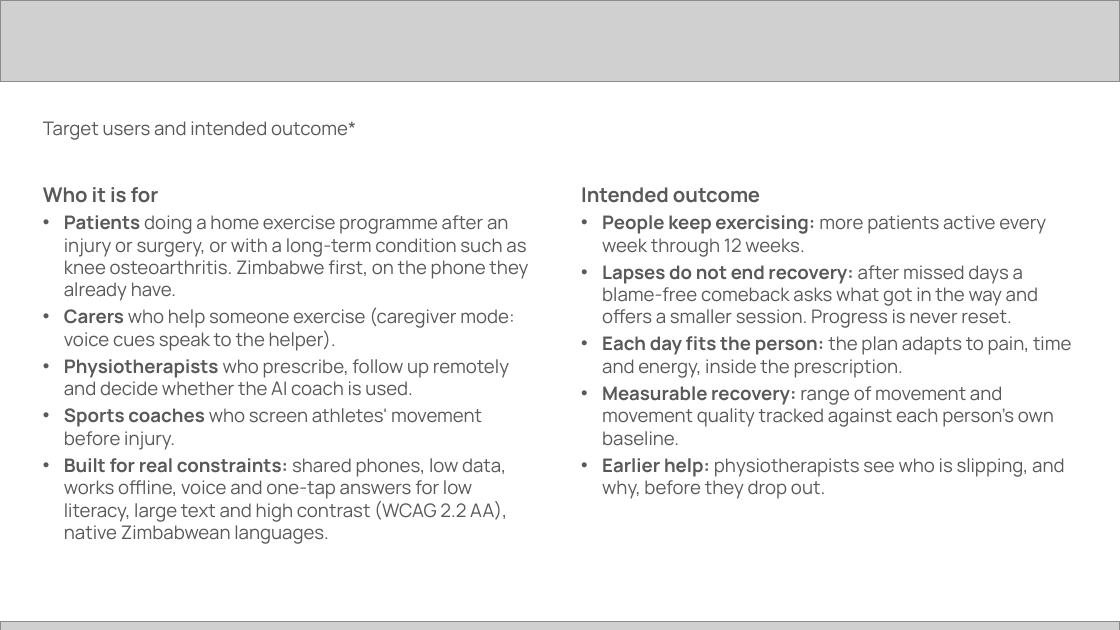
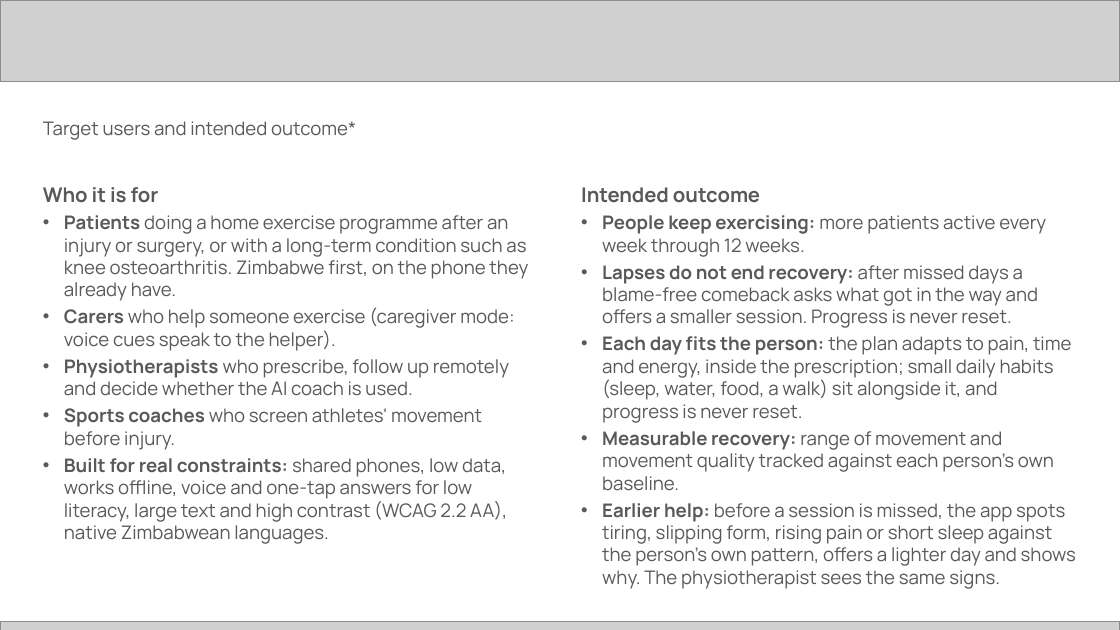
Before and after one commit to harrymakoni-netizen/Recover-Lens-, a slide deck: slide 5 of docs/hack2skill/RecoverLens-Future-Health-submission.pptx. Drawn at 1120x630 pixels with LibreOffice and Linux fonts; fonts in the diff are those of the drawing; grey boxes stand for pictures. Boxes give left, top, right and bottom in pixels: in the first picture for what was removed or moved away, otherwise in the second. Text is boxed around its words. In the diff, an @@ line names an element or a change of style, - is before the commit and + after.

```diff
--- a/docs/hack2skill/RecoverLens-Future-Health-submission.pptx
+++ b/docs/hack2skill/RecoverLens-Future-Health-submission.pptx
@@ text at (x1=602, y1=336, x2=1071, y2=423): text changed @@
-• Each day fits the person: the plan adapts to pain, time and energy, inside the prescription.
+• Each day fits the person: the plan adapts to pain, time and energy, inside the prescription; small daily habits (sleep, water, food, a walk) sit alongside it, and progress is never reset.
@@ text at (x1=602, y1=503, x2=1076, y2=589): text changed @@
-• Earlier help: physiotherapists see who is slipping, and why, before they drop out.
+• Earlier help: before a session is missed, the app spots tiring, slipping form, rising pain or short sleep against the person's own pattern, offers a lighter day and shows why. The physiotherapist sees the same signs.
```
Also in this commit, not shown: 10 other slides changed, 1 other file.
